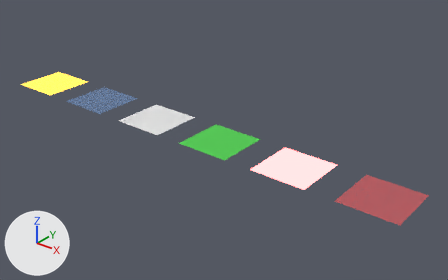
What one commit did to the Blender file packages/import-blend/test/fixtures/materials-5.2.blend.
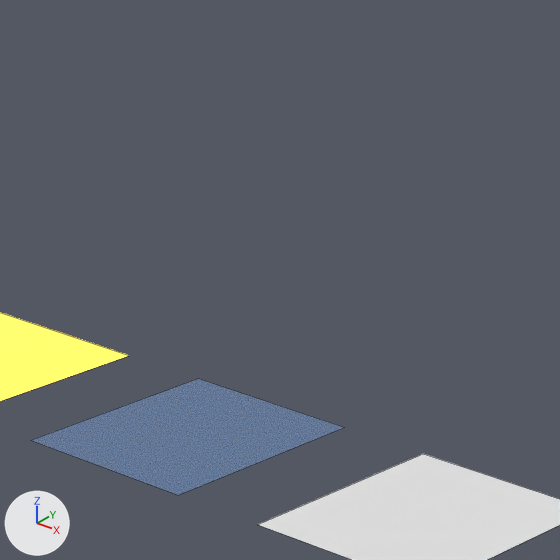
Each version is shown whole from a 50 mm camera at (10.53, -7.43, 4.66) aimed at (4.01, 0.72, -0.39), then close up on the part from 13% to 42% of the width and 0% to 46% of the height. The lights are fixed; the arrows at lower left show +X, +Y and +Z. The last two pictures show the newer version. The close-ups show mesh edges as thin lines.

The first close-up shows 'AbsentPlane', 'GlassPlane', 'TexturedPlane'.
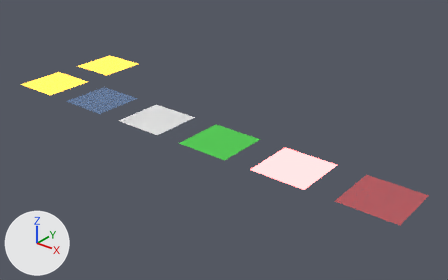
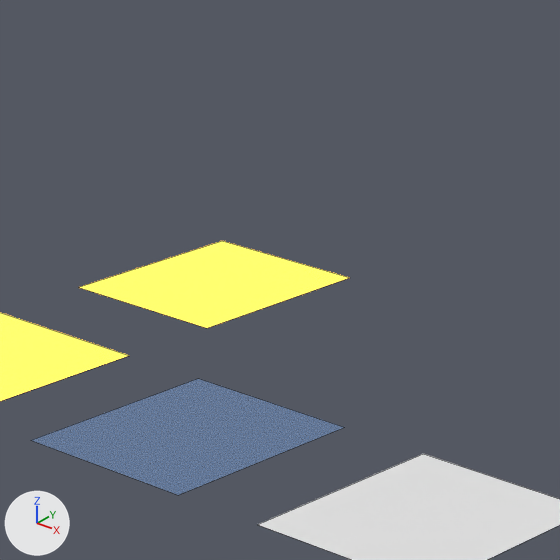
Where the change shows, as pixel boxes (x1, y1, x2, y2) in the close-ups (560 x 560 px):
'SwappedPlane', added (yellow)
    after: (79, 241, 350, 328)

Patch to the scene script:
```diff
--- a/packages/import-blend/test/fixtures/materials-5.2.blend.py
+++ b/packages/import-blend/test/fixtures/materials-5.2.blend.py
@@ me_swappedplanemesh @@
+me_swappedplanemesh.from_pydata(...)  # 4 vertices, 1 face; spans x -0.5..0.5, y -0.5..0.5, z 0.0
+me_swappedplanemesh.materials.append(mat_textured)
@@ ob_swappedplane @@
+ob_swappedplane = bpy.data.objects.new('SwappedPlane', me_swappedplanemesh)
+ob_swappedplane.location = (0.0, 1.5, 0.0)
```
